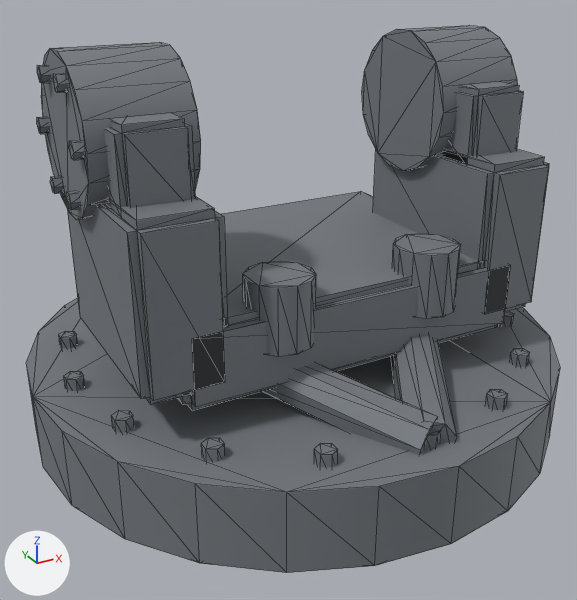
The glTF model prototype/assets/models/parts/missile_pedestal.glb, before and after one commit.
Rendered twice from a 50 mm camera at (-0.48, -0.862, 0.583) aimed at (-0.022, -0.028, 0.166). Lighting does not change. The marker at lower left points along +X, +Y and +Z. The first picture is the older version. Mesh edges are drawn as thin lines. Vertices at exactly the same position are counted once.

In view in the first picture: 'missile_pedestal'.
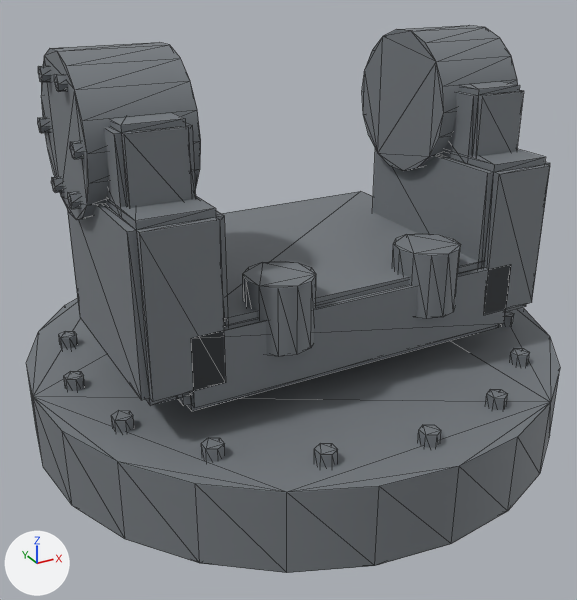
The newer file is also rescaled (x1.1) as a whole; pictures and numbers use the older file's frame.

Patch to the scene script:
```diff
--- a/prototype/assets/models/parts/missile_pedestal.glb.py
+++ b/prototype/assets/models/parts/missile_pedestal.glb.py
@@ me_missile_pedestal_mesh @@
 # used by ob_missile_pedestal; location = (0.0, 0.0, 0.0)
-me_missile_pedestal_mesh.from_pydata(...)  # 696 vertices, 1232 faces; spans x -0.35..0.35, y -0.35..0.35, z 0.0..0.489
+me_missile_pedestal_mesh.from_pydata(...)  # 664 vertices, 1176 faces; spans x -0.35..0.35, y -0.35..0.35, z 0.0..0.489
+# me_missile_pedestal_mesh part 1: the loose piece of 16 vertices spanning x -0.024..0.174, y -0.316..-0.034, z 0.071..0.179 is deleted
+# me_missile_pedestal_mesh part 2: the loose piece of 16 vertices spanning x -0.174..0.024, y -0.316..-0.034, z 0.071..0.179 is deleted
+# other edits to the shape of me_missile_pedestal_mesh do not show in these pictures
 me_missile_pedestal_mesh.materials.append(mat_missile_pedestal_mat)
```

Changed parts and their boxes [x1, y1, x2, y2] in the pictures (577 x 600 px):
part 1 of me_missile_pedestal_mesh, deleted
    before: [391, 334, 457, 442]
part 2 of me_missile_pedestal_mesh, deleted
    before: [262, 363, 438, 455]
